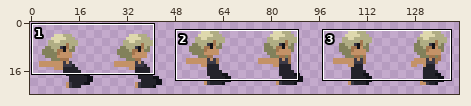
Sprite sheet: OneInTheChamber/Assets/Artwork/Player/PlayerBWBlast.png. Above, an overview of the earlier version with the close-up marked.
Close-up. Before the commit:
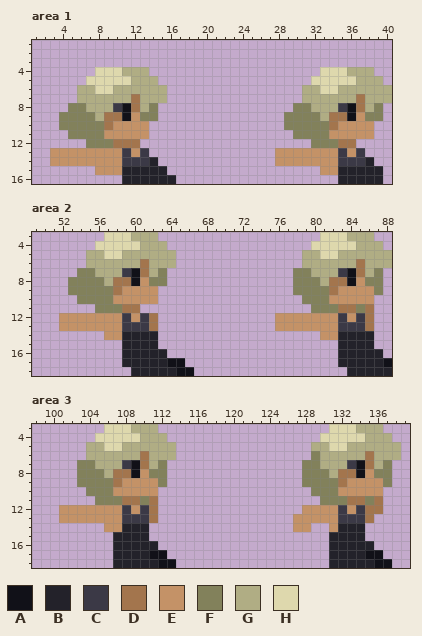
The file is 144x24 pixels. Shown: area 1: x 1..40, y 1..16; area 2: x 49..88, y 3..18; area 3: x 98..139, y 3..18. The wide view leaves out empty margins.
Palette (. is transparent): A #111118  B #23222a  C #3b3946  D #a3754d  E #c49267  F #82815b  G #b0ad84  H #ded8ad
Now the later version:
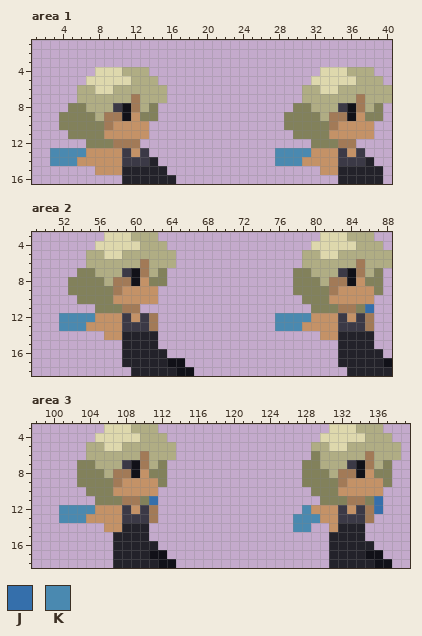
Colours new in this view: J #356fab  K #4a89b0
Edits made:
Colour D changes from #a3754d to #a27a57.
Area 1:
Colour K replaces colour E in row 13 at x 3 to 6 and 28 to 31; in row 14 at x 3 to 5 and 28 to 30.
Area 2:
Colour J replaces colour D in row 11 at x 86.
Colour K replaces colour E in row 12 at x 52 to 55 and 76 to 79; in row 13 at x 52 to 54 and 76 to 78.
Area 3:
Colour J replaces colour D in row 11 at x 111 and 136; in row 12 at x 136.
Colour K replaces colour E in row 12 at x 101 to 104 and 128; in row 13 at x 101 to 103 and 127 to 129; in row 14 at x 127 to 128.
Pixel boxes of the changes (left, top, right, bottom) in both close-ups:
changed: (50, 94, 140, 166)
changed: (275, 94, 365, 166)
changed: (59, 259, 158, 331)
changed: (275, 259, 374, 331)
changed: (59, 451, 158, 523)
changed: (293, 451, 383, 532)
